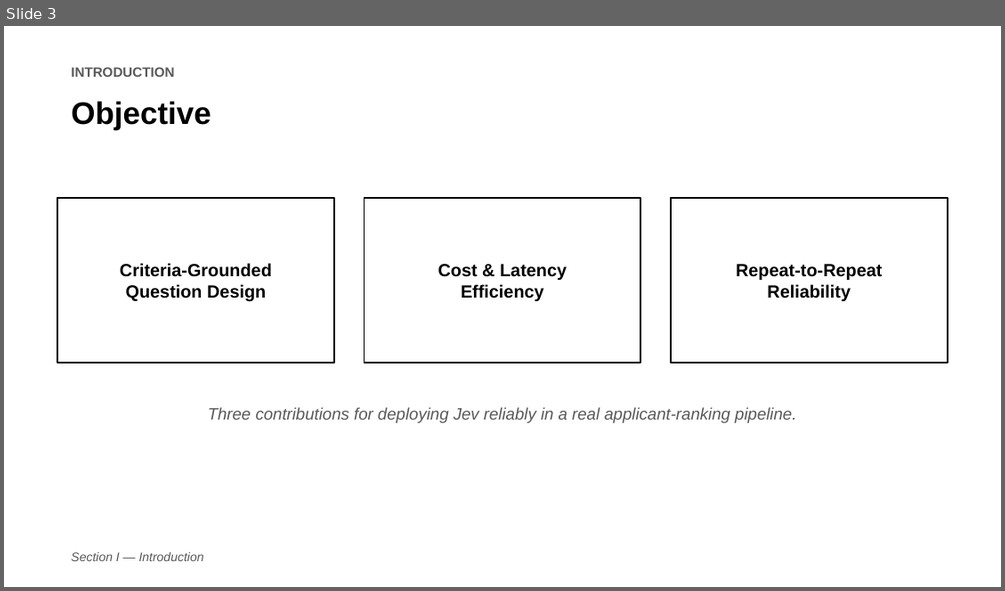
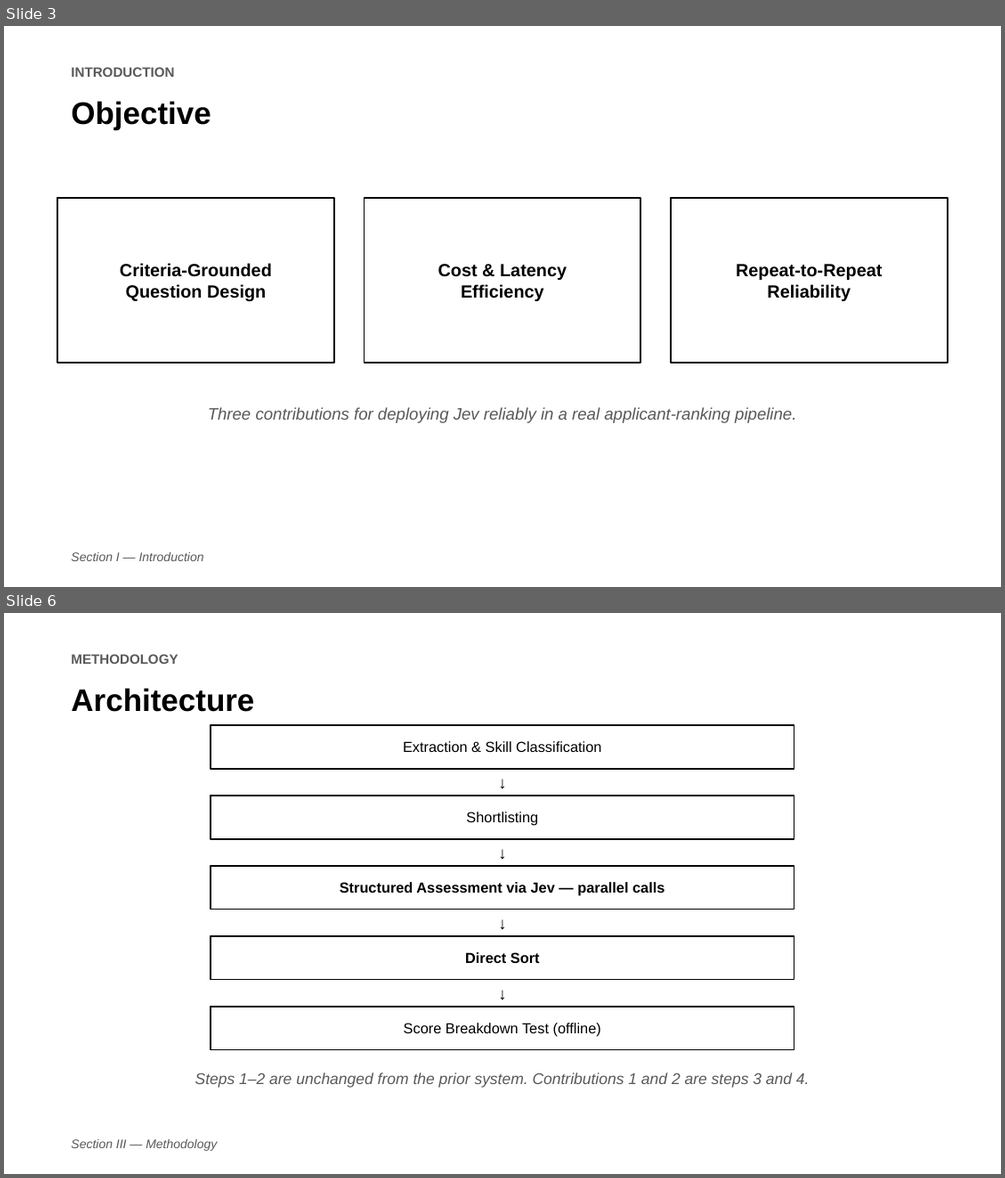
Before and after one commit to jessieangelicauni/hire-rank, a slide deck: docs/presentation/icaides2026_jev.pptx. Shown one above the other, each under a label of ours: slide 3 before the commit, slides 3 and 6 after it; the slides between them are not shown. The pictures are 1005x591 and 1005x1178 pixels, drawn with LibreOffice and Linux fonts; fonts in the diff are those of the drawing. Boxes give left, top, right and bottom in pixels: in the first picture for what was removed or moved away, otherwise in the second. Text is boxed around its words. In the diff, an @@ line names an element or a change of style, - is before the commit and + after.

```diff
--- a/docs/presentation/icaides2026_jev.pptx
+++ b/docs/presentation/icaides2026_jev.pptx
@@ slide 6 added at [4,613,1001,1174], background #FFFFFF @@
@@ text added at [71,654,178,664], 13 pt, text #595959, bold @@
+METHODOLOGY
@@ text added at [71,688,254,712], 30 pt, text #000000, bold @@
+Architecture
@@ rectangle added at [211,725,794,769], outline #000000 1.5 pt, 14 pt, text #000000 @@
+Extraction & Skill Classification
@@ text added at [211,769,794,795], 16 pt, text #000000 @@
+↓
@@ rectangle added at [211,795,794,839], outline #000000 1.5 pt, 14 pt, text #000000 @@
+Shortlisting
@@ text added at [211,839,794,866], 16 pt, text #000000 @@
+↓
@@ rectangle added at [211,866,794,909], outline #000000 1.5 pt, 14 pt, text #000000, bold @@
+Structured Assessment via Jev — parallel calls
@@ text added at [211,909,794,936], 16 pt, text #000000 @@
+↓
@@ rectangle added at [211,936,794,980], outline #000000 1.5 pt, 14 pt, text #000000, bold @@
+Direct Sort
@@ text added at [211,980,794,1006], 16 pt, text #000000 @@
+↓
@@ rectangle added at [211,1006,794,1050], outline #000000 1.5 pt, 14 pt, text #000000 @@
+Score Breakdown Test (offline)
@@ text added at [195,1072,809,1087], 15 pt, text #595959, italic @@
+Steps 1–2 are unchanged from the prior system. Contributions 1 and 2 are steps 3 and 4.
@@ text added at [71,1139,217,1151], 12 pt, text #595959, italic @@
+Section III — Methodology
```
Also in this commit, not shown: 2 other slides added, 1 other file.
